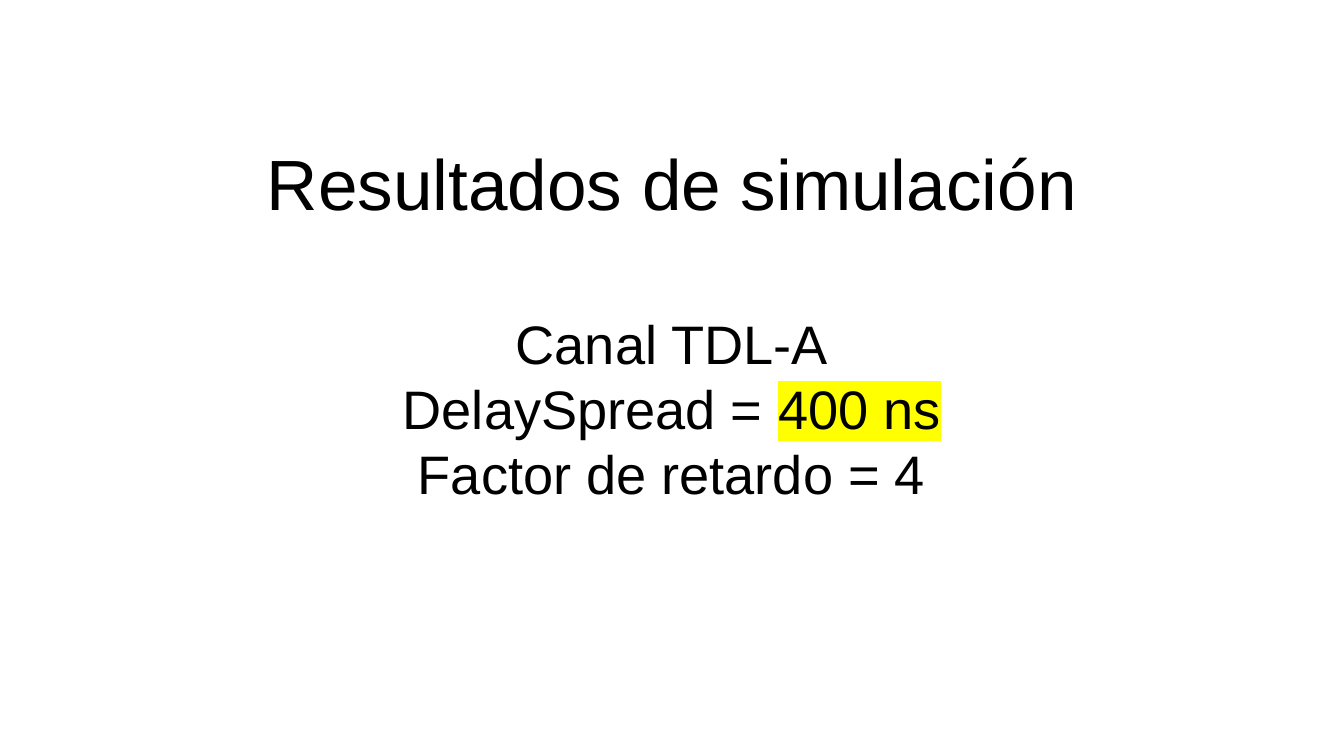
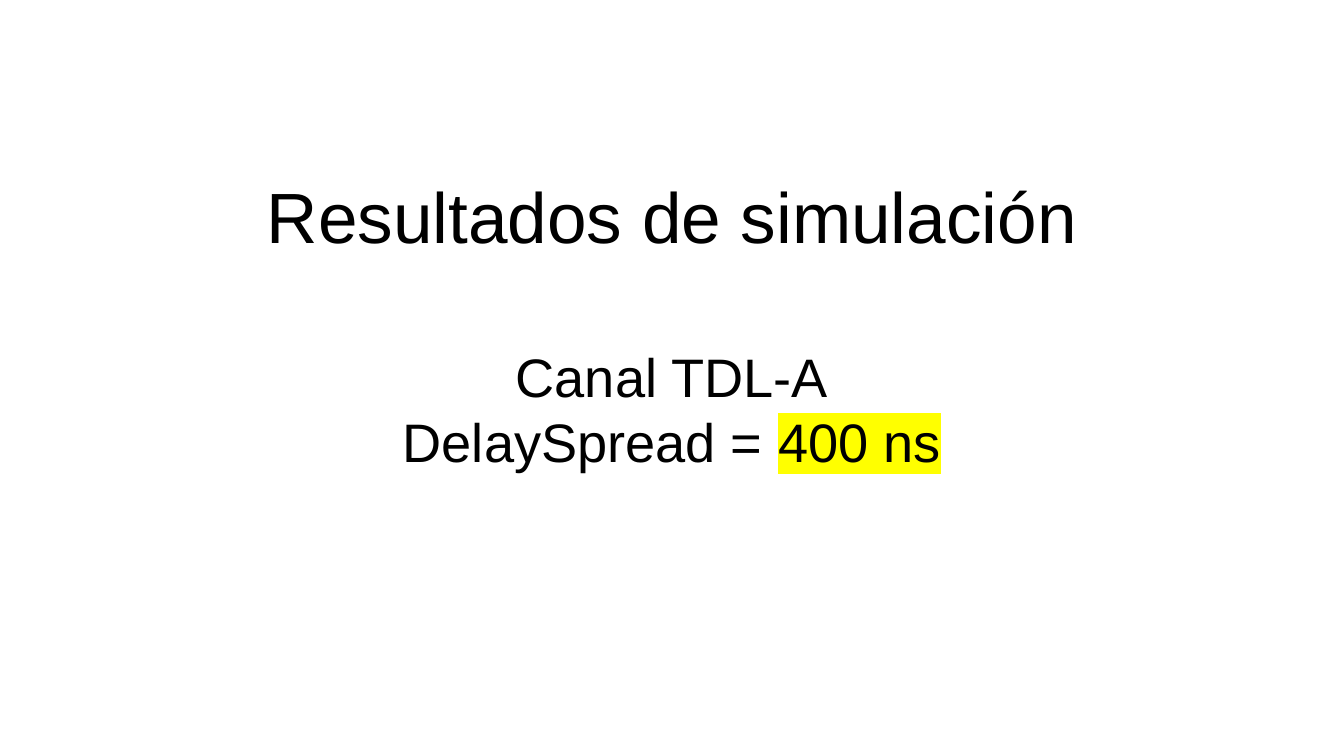
Before and after one commit to Th3Cr4ck/Wifi-OFDM-sync, a slide deck: slide 13 of Avances/Pruebas Sinc STF por diferencias.odp. Drawn at 1344x756 pixels with LibreOffice and Linux fonts; fonts in the diff are those of the drawing. Boxes give left, top, right and bottom in pixels: in the first picture for what was removed or moved away, otherwise in the second. Text is boxed around its words. In the diff, an @@ line names an element or a change of style, - is before the commit and + after.

```diff
--- a/Avances/Pruebas Sinc STF por diferencias.odp
+++ b/Avances/Pruebas Sinc STF por diferencias.odp
@@ subtitle at [418, 454, 925, 495]: paragraph removed @@
-Factor de retardo = 4
```
Also in this commit, not shown: 10 other slides changed, 4 slides added, 7 other files.
